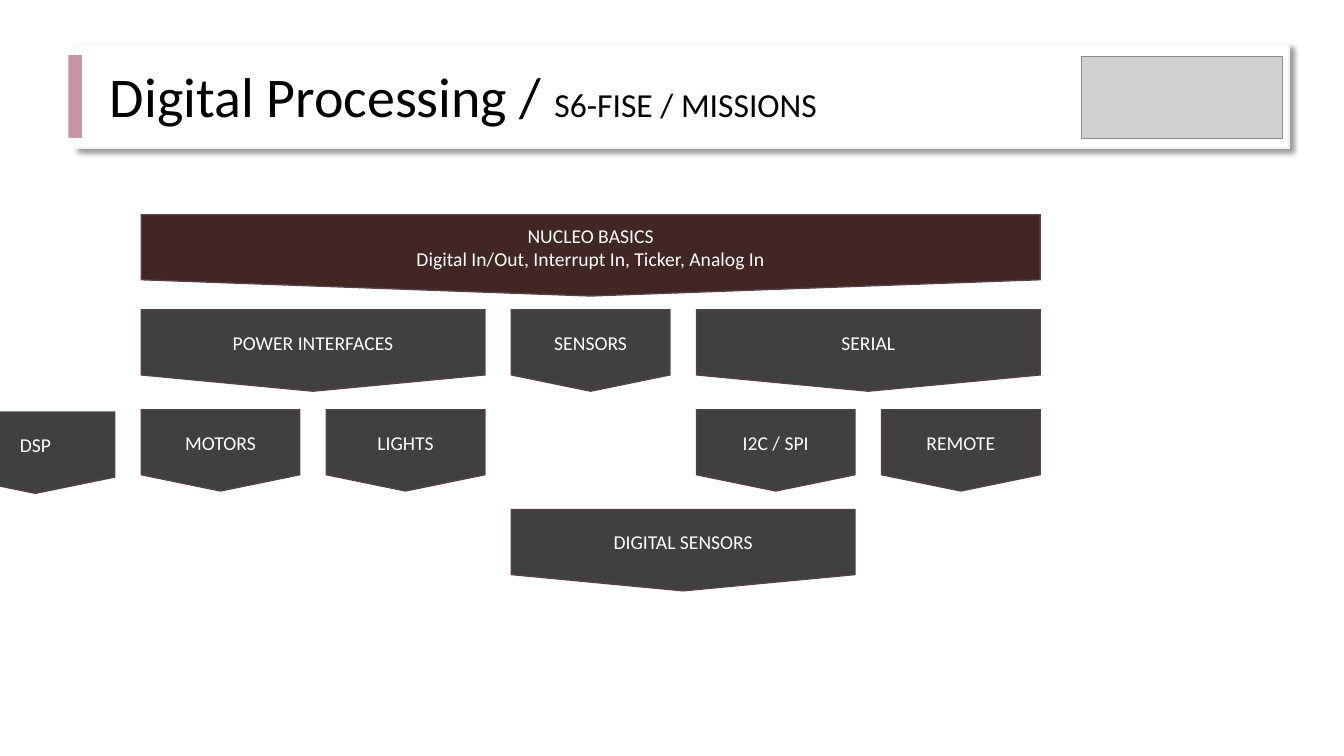
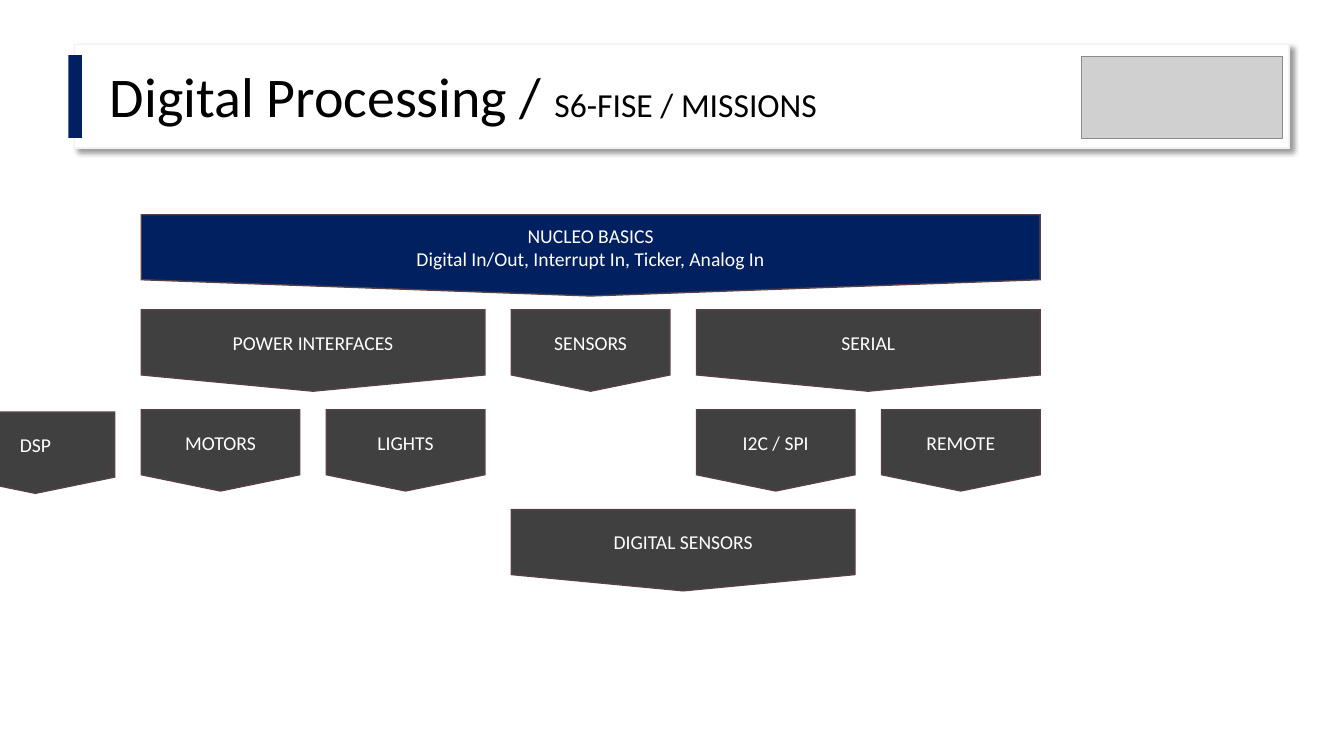
Before and after one commit to IOGS-Digital-Methods/semester-6, a slide deck: slide 15 of IeTI/_projets/_new_version_2024.pptx (slide 5 before the commit). Drawn at 1344x756 pixels with LibreOffice and Linux fonts; fonts in the diff are those of the drawing; grey boxes stand for pictures. Boxes give left, top, right and bottom in pixels: in the first picture for what was removed or moved away, otherwise in the second. Text is boxed around its words. In the diff, an @@ line names an element or a change of style, - is before the commit and + after.

```diff
--- a/IeTI/_projets/_new_version_2024.pptx
+++ b/IeTI/_projets/_new_version_2024.pptx
@@ rectangle at bbox=[69, 55, 83, 138]: fill #C696A7 to #002060 @@
@@ flow chart offpage connector "NUCLEO BASICS" at bbox=[141, 215, 1041, 296]: fill #412624 to #002060 @@
```
Also in this commit, not shown: 4 other slides changed, 10 slides added, 1 slide removed.
